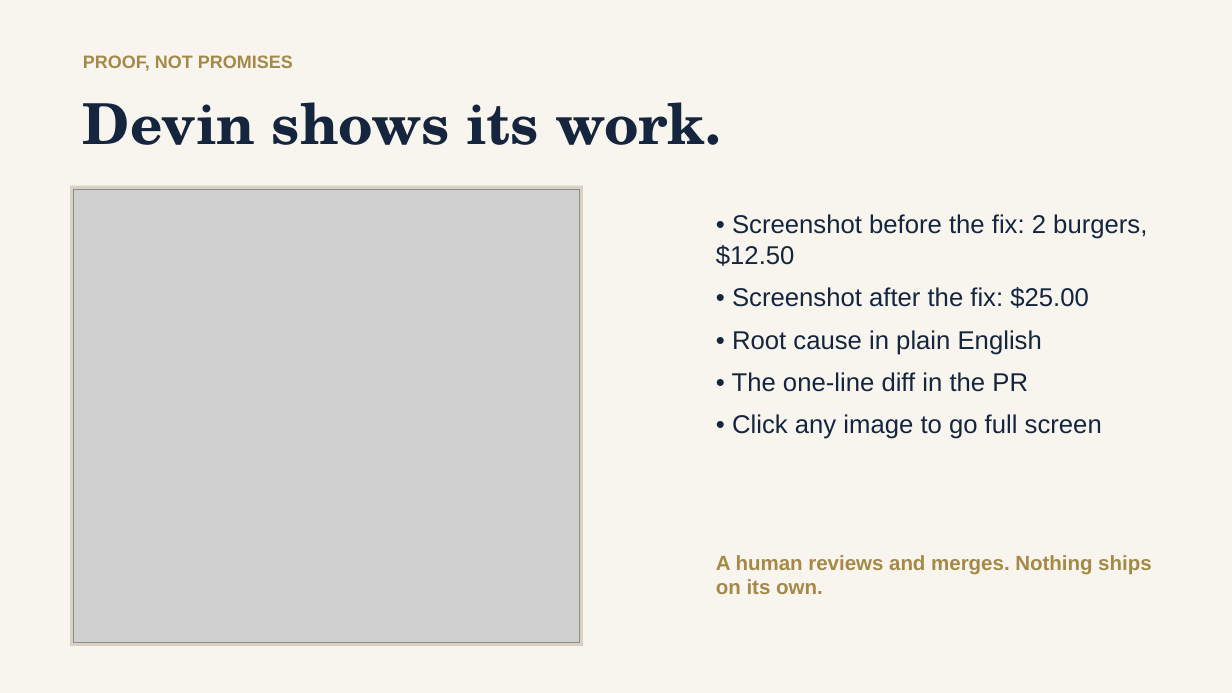
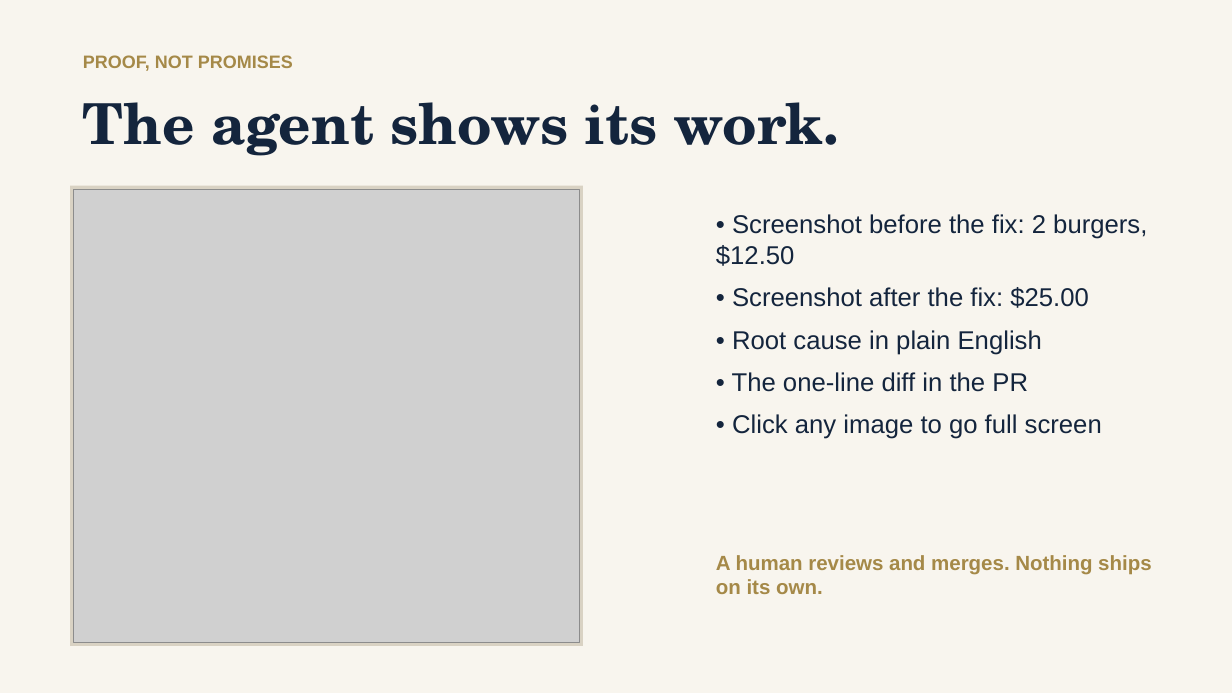
Before and after one commit to woodstock-thebrid/video2pr, a slide deck: slide 7 of docs/media/video2pr_slides.pptx. Drawn at 1232x693 pixels with LibreOffice and Linux fonts; fonts in the diff are those of the drawing; grey boxes stand for pictures. Boxes give left, top, right and bottom in pixels: in the first picture for what was removed or moved away, otherwise in the second. Text is boxed around its words. In the diff, an @@ line names an element or a change of style, - is before the commit and + after.

Commit message:
Refresh slides with AI agent wording and latest real run

```diff
--- a/docs/media/video2pr_slides.pptx
+++ b/docs/media/video2pr_slides.pptx
@@ text at (83, 102, 839, 156): text changed @@
-Devin shows its work.
+The agent shows its work.
```
Also in this commit, not shown: 6 other slides changed, 4 other files.
